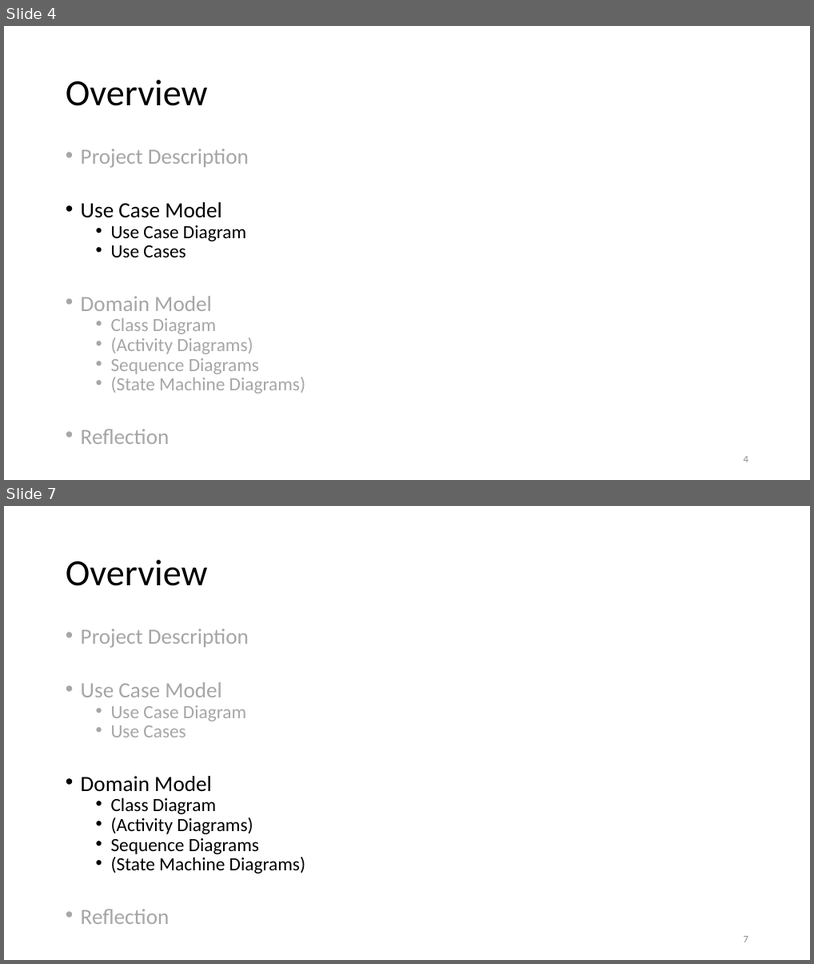
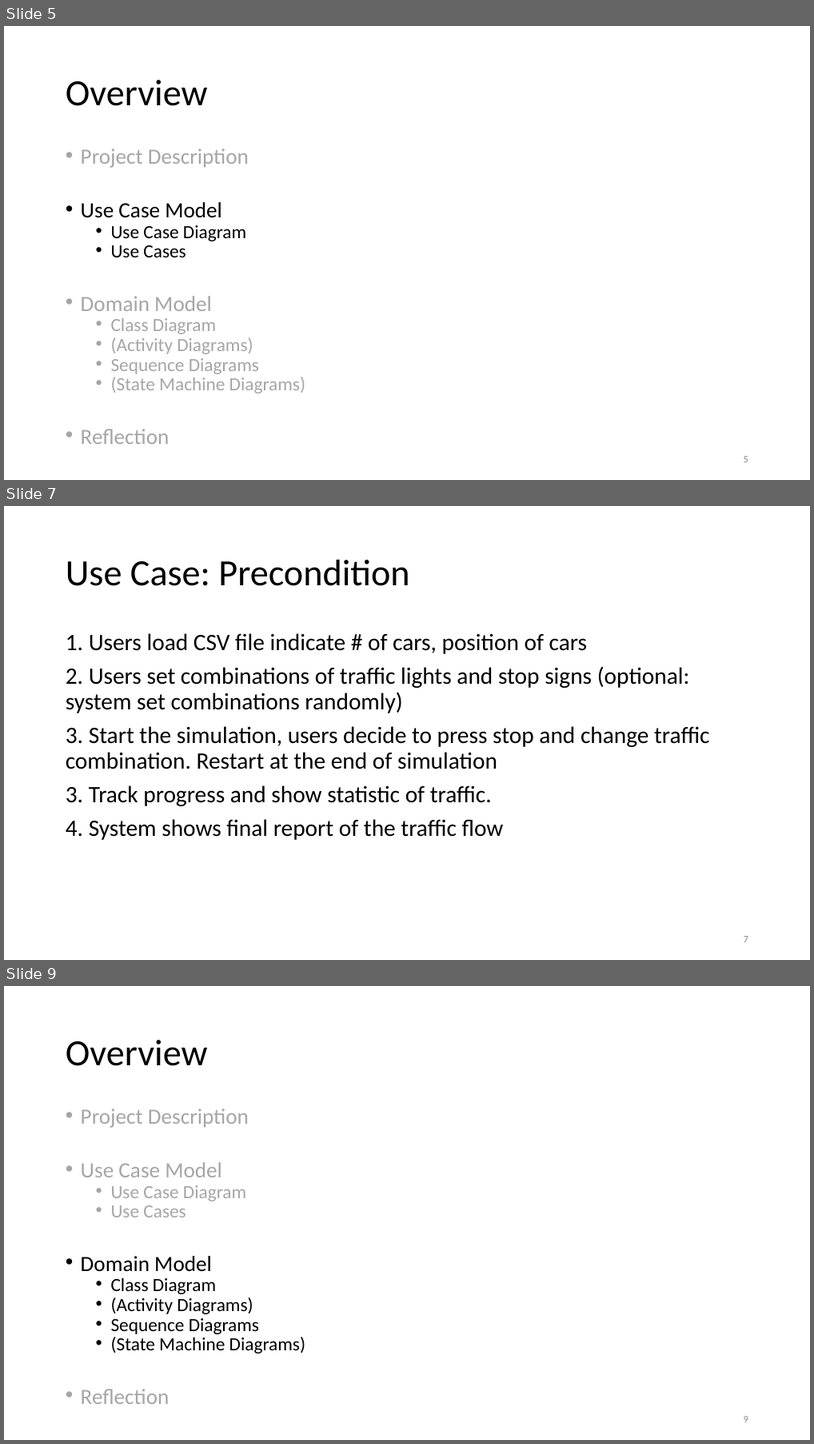
Before and after one commit to datduyng/networkflow.java, a slide deck: slides/increment02-use-case-analysis.pptx. Shown one above the other, each under a label of ours: slides 4 and 7 before the commit, slides 5, 7 and 9 after it; the slides between them are not shown. The pictures are 814x964 and 814x1444 pixels, drawn with LibreOffice and Linux fonts; fonts in the diff are those of the drawing. Boxes give left, top, right and bottom in pixels: in the first picture for what was removed or moved away, otherwise in the second. Text is boxed around its words. In the diff, an @@ line names an element or a change of style, - is before the commit and + after.

```diff
--- a/slides/increment02-use-case-analysis.pptx
+++ b/slides/increment02-use-case-analysis.pptx
@@ slide 7 added at (x1=4, y1=506, x2=810, y2=960), background #FFFFFF @@
@@ title added at (x1=66, y1=560, x2=410, y2=586), 44 pt, text #000000 @@
+Use Case: Precondition
@@ text added at (x1=66, y1=633, x2=710, y2=840), 28 pt, text #000000 @@
+1. Users load CSV file indicate # of cars, position of cars
+2. Users set combinations of traffic lights and stop signs (optional: system set combinations randomly)
+3. Start the simulation, users decide to press stop and change traffic combination. Restart at the end of simulation
+3. Track progress and show statistic of traffic.
+4. System shows final report of the traffic flow
@@ page number added at (x1=744, y1=936, x2=749, y2=942), 12 pt, text #8C8C8C @@
+7
@@ what was slide 4 is now slide 5 @@
@@ page number at (x1=744, y1=456, x2=749, y2=462): text changed @@
-4
+5
@@ what was slide 7 is now slide 9 @@
@@ page number at (x1=744, y1=1416, x2=749, y2=1422): text changed @@
-7
+9
```
Also in this commit, not shown: 5 slides changed, 5 other slides added, 3 slides removed, 2 other files.
